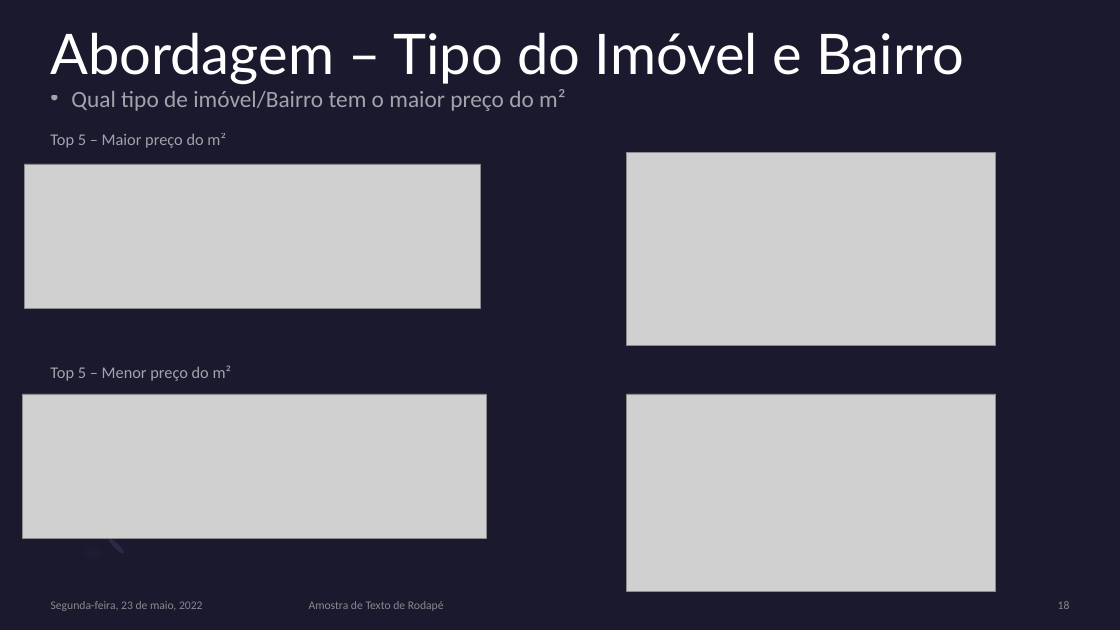
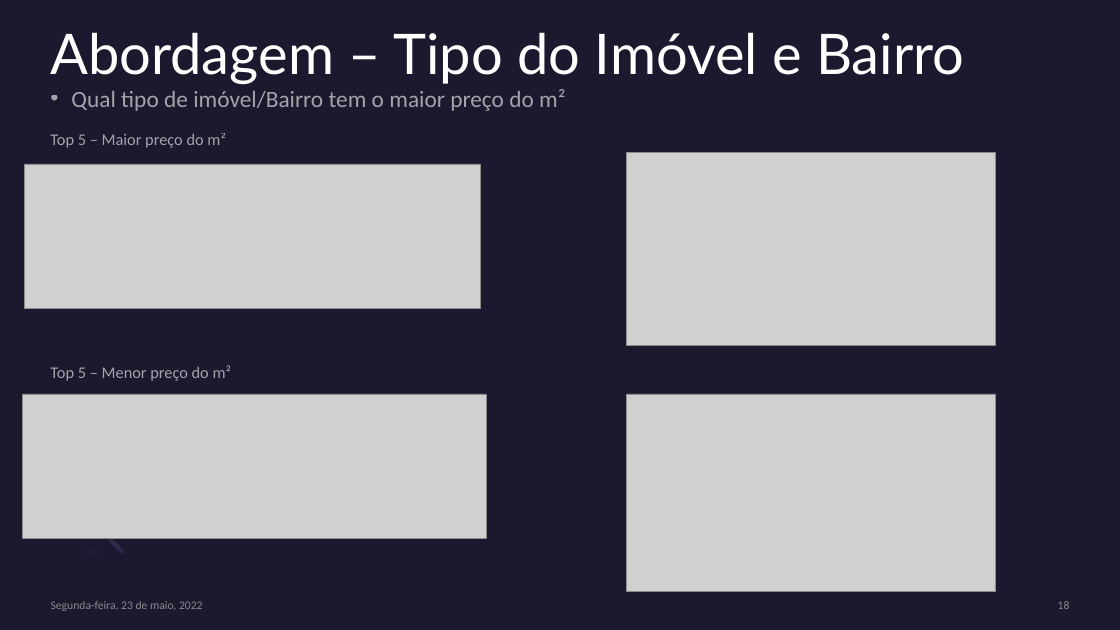
Before and after one commit to lidiambsouza/price_properties, a slide deck: slide 18 of Modelo Imobiliário.pptx. Drawn at 1120x630 pixels with LibreOffice and Linux fonts; fonts in the diff are those of the drawing; grey boxes stand for pictures. Boxes give left, top, right and bottom in pixels: in the first picture for what was removed or moved away, otherwise in the second. Text is boxed around its words. In the diff, an @@ line names an element or a change of style, - is before the commit and + after.

```diff
--- a/Modelo Imobiliário.pptx
+++ b/Modelo Imobiliário.pptx
@@ text removed at <box>309,601,444,611</box> @@
-Amostra de Texto de Rodapé
```
Also in this commit, not shown: 2 other slides changed.
